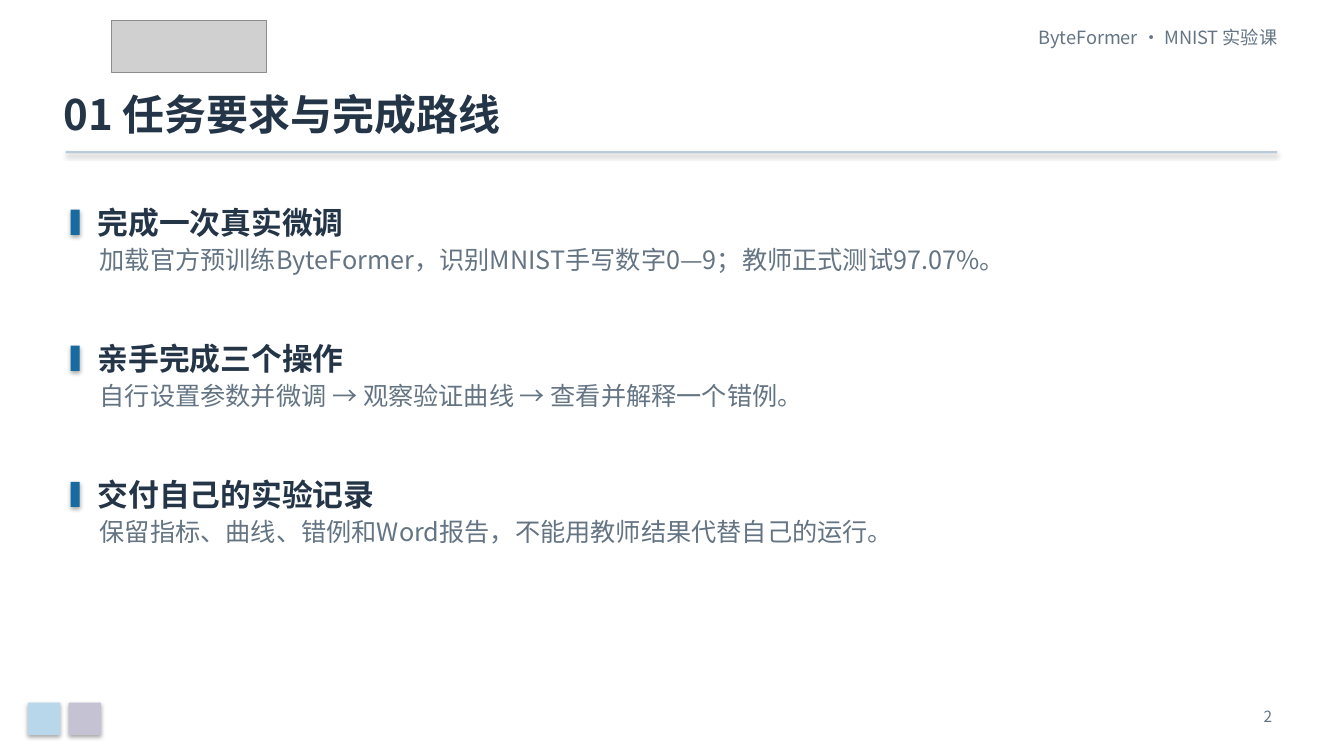
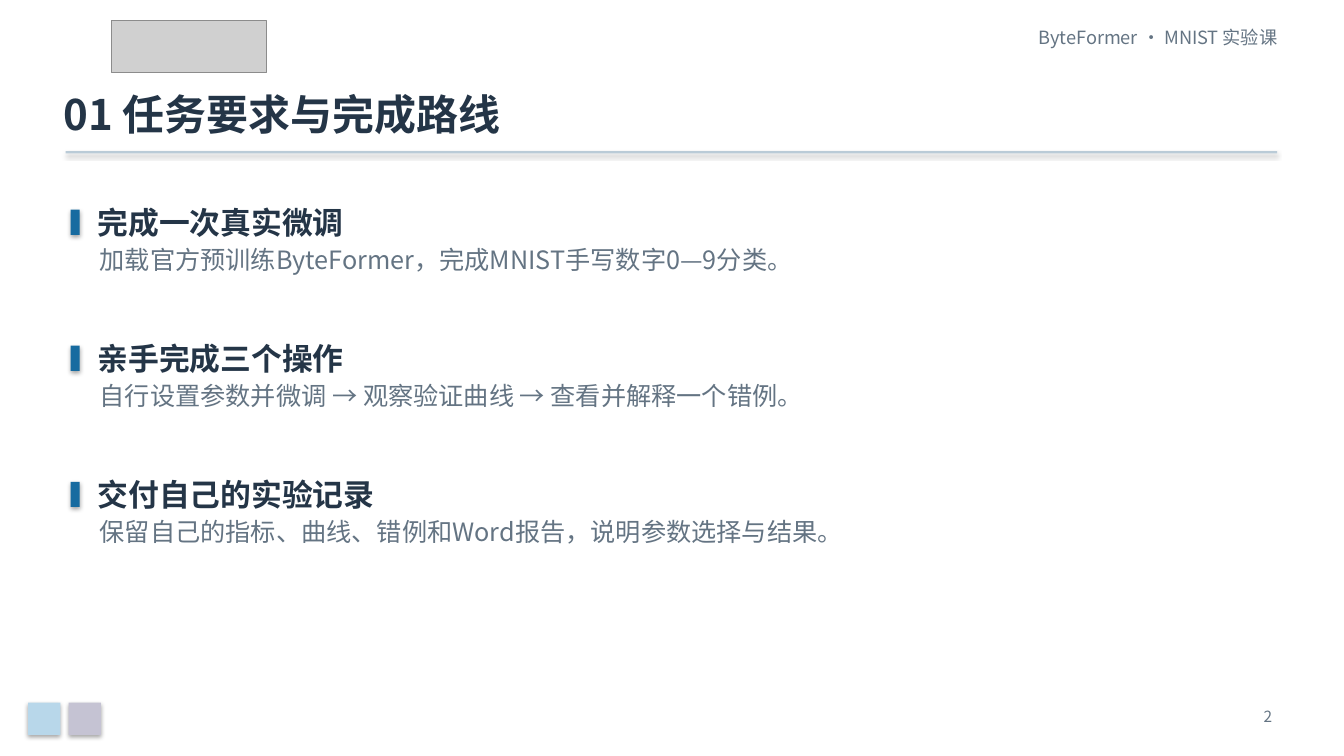
Before and after one commit to Franklin-L/byteformer-mnist-course, a slide deck: slide 2 of docs/ByteFormer_MNIST_零基础实验课.pptx. Drawn at 1344x756 pixels with LibreOffice and Linux fonts; fonts in the diff are those of the drawing; grey boxes stand for pictures. Boxes give left, top, right and bottom in pixels: in the first picture for what was removed or moved away, otherwise in the second. Text is boxed around its words. In the diff, an @@ line names an element or a change of style, - is before the commit and + after.

```diff
--- a/docs/ByteFormer_MNIST_零基础实验课.pptx
+++ b/docs/ByteFormer_MNIST_零基础实验课.pptx
@@ text at [100,248,793,275]: text changed @@
-加载官方预训练ByteFormer，识别MNIST手写数字0—9；教师正式测试97.07%。
+加载官方预训练ByteFormer，完成MNIST手写数字0—9分类。
@@ text at [100,520,843,544]: text changed @@
-保留指标、曲线、错例和Word报告，不能用教师结果代替自己的运行。
+保留自己的指标、曲线、错例和Word报告，说明参数选择与结果。
```
Also in this commit, not shown: 4 other slides changed, 2 slides added, 1 slide removed, 5 other files.
